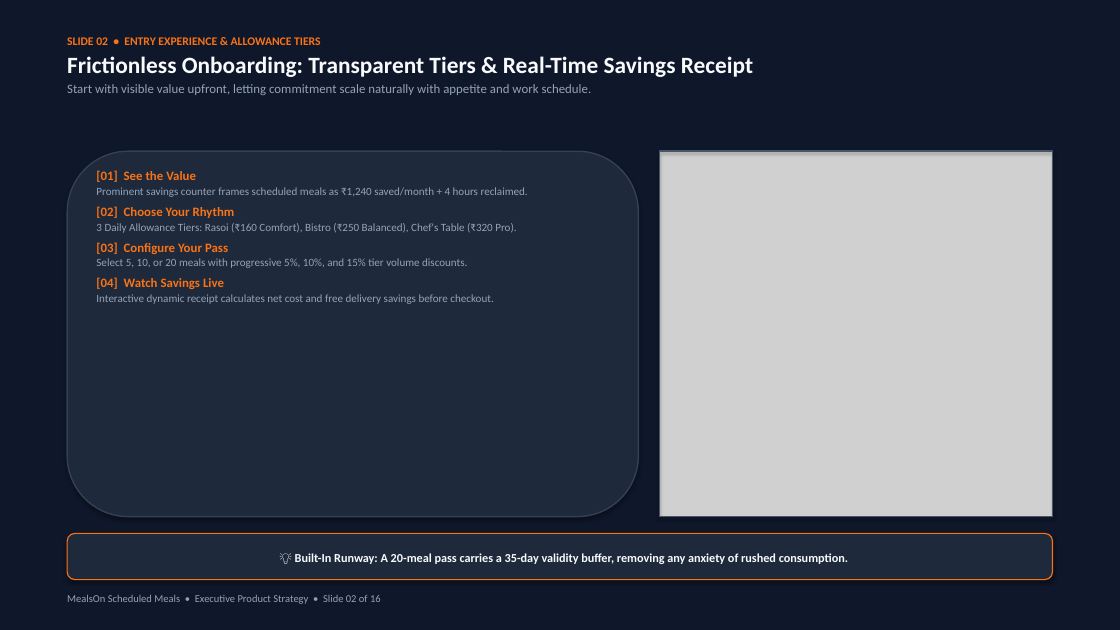
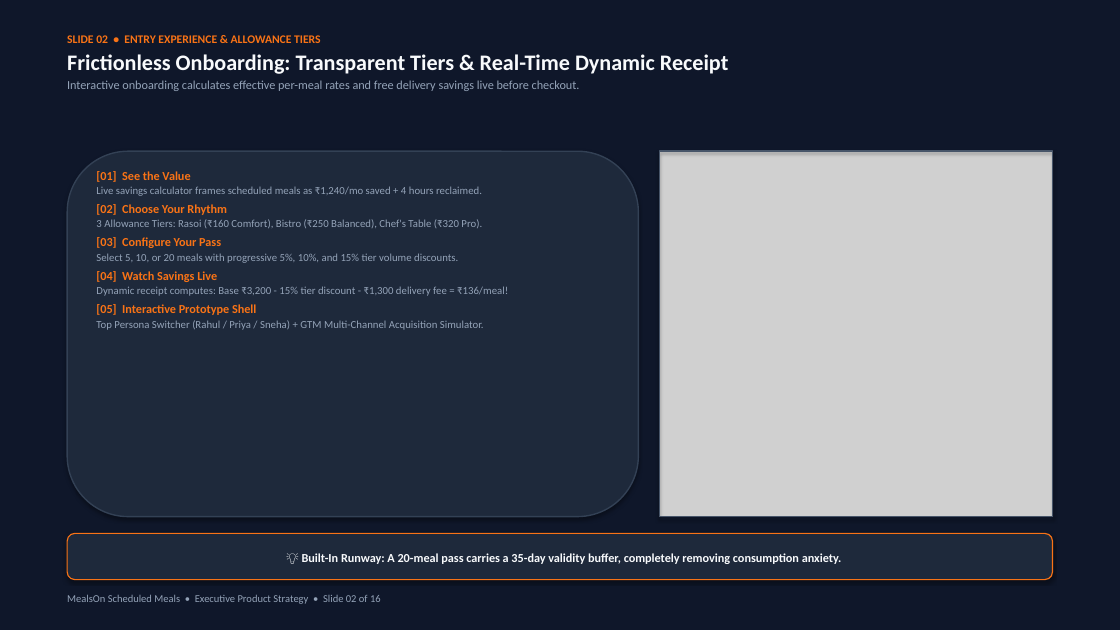
Before and after one commit to AnimeFreak95/Assignment_MealOn, a slide deck: slide 2 of dist/presentation/MealsOn_Master_Deck.pptx. Drawn at 1120x630 pixels with LibreOffice and Linux fonts; fonts in the diff are those of the drawing; grey boxes stand for pictures. Boxes give left, top, right and bottom in pixels: in the first picture for what was removed or moved away, otherwise in the second. Text is boxed around its words. In the diff, an @@ line names an element or a change of style, - is before the commit and + after.

Commit message:
feat(presentation): add interactive 16-slide HTML deck and updated master PPTX with prototype UI/UX enhancements

```diff
--- a/dist/presentation/MealsOn_Master_Deck.pptx
+++ b/dist/presentation/MealsOn_Master_Deck.pptx
@@ text at bbox=[67, 54, 729, 91]: text changed; size 11 to 10.5 pt @@
-Frictionless Onboarding: Transparent Tiers & Real-Time Savings Receipt
-Start with visible value upfront, letting commitment scale naturally with appetite and work schedule.
+Frictionless Onboarding: Transparent Tiers & Real-Time Dynamic Receipt
+Interactive onboarding calculates effective per-meal rates and free delivery savings live before checkout.
@@ text at bbox=[96, 171, 458, 282]: size 11 to 10.5 pt in "[01] See the Value", "[02] Choose Your Rhythm", "[03] Configure Your Pass", "[04] Watch Savings Live"; size 9.5 to 9.2 pt in "Select 5, 10, or 20 meals with ..."; less space between paragraphs @@
@@ text at bbox=[96, 186, 482, 196]: text changed; size 9.5 to 9.2 pt @@
-Prominent savings counter frames scheduled meals as ₹1,240 saved/month + 4 hours reclaimed.
+Live savings calculator frames scheduled meals as ₹1,240/mo saved + 4 hours reclaimed.
@@ text at bbox=[96, 219, 482, 228]: text changed; size 9.5 to 9.2 pt @@
-3 Daily Allowance Tiers: Rasoi (₹160 Comfort), Bistro (₹250 Balanced), Chef's Table (₹320 Pro).
+3 Allowance Tiers: Rasoi (₹160 Comfort), Bistro (₹250 Balanced), Chef's Table (₹320 Pro).
@@ text at bbox=[96, 286, 508, 330]: text changed; size 9.5 to 9.2 pt @@
-Interactive dynamic receipt calculates net cost and free delivery savings before checkout.
+Dynamic receipt computes: Base ₹3,200 - 15% tier discount - ₹1,300 delivery fee = ₹136/meal!
+[05] Interactive Prototype Shell
+Top Persona Switcher (Rahul / Priya / Sneha) + GTM Multi-Channel Acquisition Simulator.
@@ text in rounded rectangle at bbox=[302, 553, 842, 564]: text changed @@
-💡 Built-In Runway: A 20-meal pass carries a 35-day validity buffer, removing any anxiety of rushed consumption.
+💡 Built-In Runway: A 20-meal pass carries a 35-day validity buffer, completely removing consumption anxiety.
```
Also in this commit, not shown: 15 other slides changed, 39 other files.
